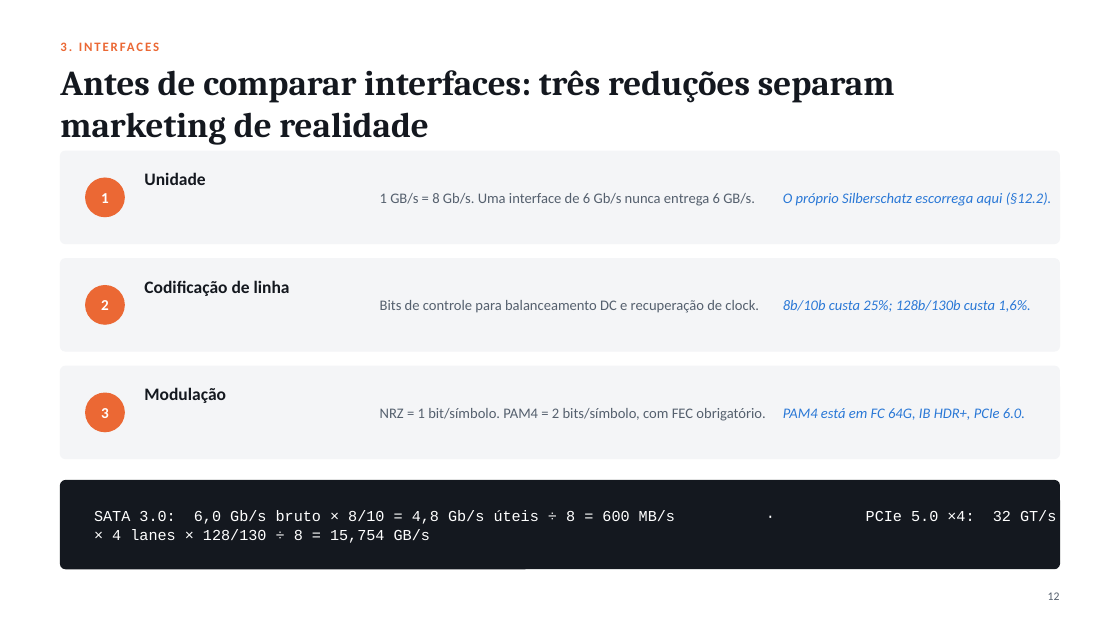
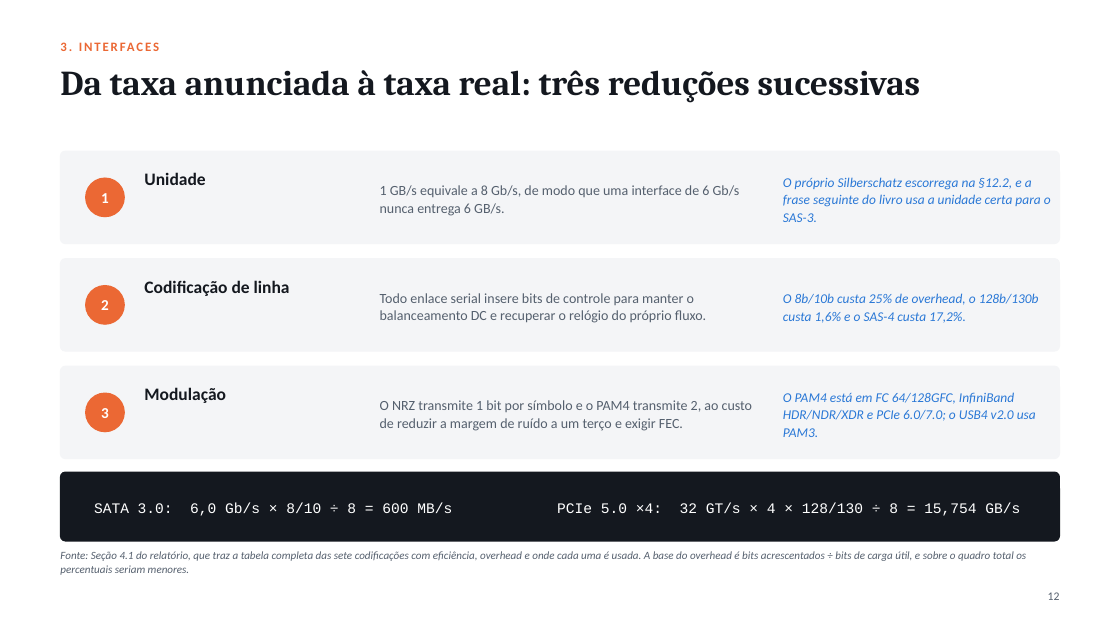
Before and after one commit to guilherme-hu/Trabalho-CBD, a slide deck: slide 13 of Storage e Interfaces/Slides_Armazenamento_SBD.pptx. Drawn at 1120x630 pixels with LibreOffice and Linux fonts; fonts in the diff are those of the drawing. Boxes give left, top, right and bottom in pixels: in the first picture for what was removed or moved away, otherwise in the second. Text is boxed around its words. In the diff, an @@ line names an element or a change of style, - is before the commit and + after.

```diff
--- a/Storage e Interfaces/Slides_Armazenamento_SBD.pptx
+++ b/Storage e Interfaces/Slides_Armazenamento_SBD.pptx
@@ text at (x1=60, y1=70, x2=921, y2=103): text changed @@
-Antes de comparar interfaces: três reduções separam marketing de realidade
+Da taxa anunciada à taxa real: três reduções sucessivas
@@ text at (x1=783, y1=177, x2=1051, y2=222): text changed; size 12.5 to 11.5 pt @@
-O próprio Silberschatz escorrega aqui (§12.2).
+O próprio Silberschatz escorrega na §12.2, e a frase seguinte do livro usa a unidade certa para o SAS-3.
@@ text at (x1=380, y1=185, x2=740, y2=216): text changed; size 12.5 to 12 pt @@
-1 GB/s = 8 Gb/s. Uma interface de 6 Gb/s nunca entrega 6 GB/s.
+1 GB/s equivale a 8 Gb/s, de modo que uma interface de 6 Gb/s nunca entrega 6 GB/s.
@@ text at (x1=380, y1=293, x2=706, y2=323): text changed; size 12.5 to 12 pt @@
-Bits de controle para balanceamento DC e recuperação de clock.
+Todo enlace serial insere bits de controle para manter o balanceamento DC e recuperar o relógio do próprio fluxo.
@@ text at (x1=783, y1=293, x2=1039, y2=323): text changed; size 12.5 to 11.5 pt @@
-8b/10b custa 25%; 128b/130b custa 1,6%.
+O 8b/10b custa 25% de overhead, o 128b/130b custa 1,6% e o SAS-4 custa 17,2%.
@@ text at (x1=380, y1=400, x2=752, y2=431): text changed; size 12.5 to 12 pt @@
-NRZ = 1 bit/símbolo. PAM4 = 2 bits/símbolo, com FEC obrigatório.
+O NRZ transmite 1 bit por símbolo e o PAM4 transmite 2, ao custo de reduzir a margem de ruído a um terço e exigir FEC.
@@ text at (x1=783, y1=392, x2=1036, y2=437): text changed; size 12.5 to 11.5 pt @@
-PAM4 está em FC 64G, IB HDR+, PCIe 6.0.
+O PAM4 está em FC 64/128GFC, InfiniBand HDR/NDR/XDR e PCIe 6.0/7.0; o USB4 v2.0 usa PAM3.
@@ rounded rectangle resized from (x1=60, y1=481, x2=1060, y2=569) to (x1=60, y1=472, x2=1060, y2=541) @@
@@ rounded rectangle at (x1=60, y1=472, x2=1060, y2=541): proportions changed @@
@@ text at (x1=94, y1=502, x2=1020, y2=516): text changed; size 13 to 12.5 pt @@
-SATA 3.0: 6,0 Gb/s bruto × 8/10 = 4,8 Gb/s úteis ÷ 8 = 600 MB/s · PCIe 5.0 ×4: 32 GT/s × 4 lanes × 128/130 ÷ 8 = 15,754 GB/s
+SATA 3.0: 6,0 Gb/s × 8/10 ÷ 8 = 600 MB/s PCIe 5.0 ×4: 32 GT/s × 4 × 128/130 ÷ 8 = 15,754 GB/s
@@ text added at (x1=60, y1=551, x2=1026, y2=575), 9.5 pt, text #55606E, italic @@
+Fonte: Seção 4.1 do relatório, que traz a tabela completa das sete codificações com eficiência, overhead e onde cada uma é usada. A base do overhead é bits acrescentados ÷ bits de carga útil, e sobre o quadro total os percentuais seriam menores.
```
Also in this commit, not shown: 7 other slides changed, 1 other file.
